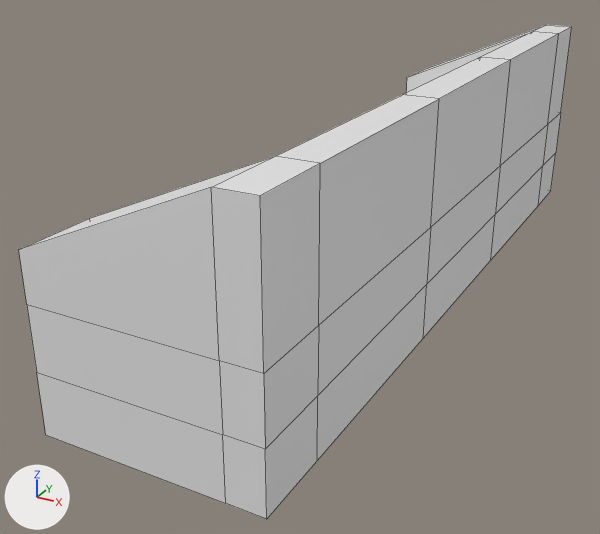
The FBX model DiscoDwarf/Assets/Models/Chair_2.fbx as it was, and as the next commit left it.
The view is the same before and after, from a 50 mm lens placed at (4.94, -5.14, 2.0), pointed at (2.38, -0.48, -0.33). Every picture has the same lights, and +X, +Y and +Z are marked at lower left. Mesh edges are drawn as thin lines.

Objects in the first picture: 'Chair_2'.
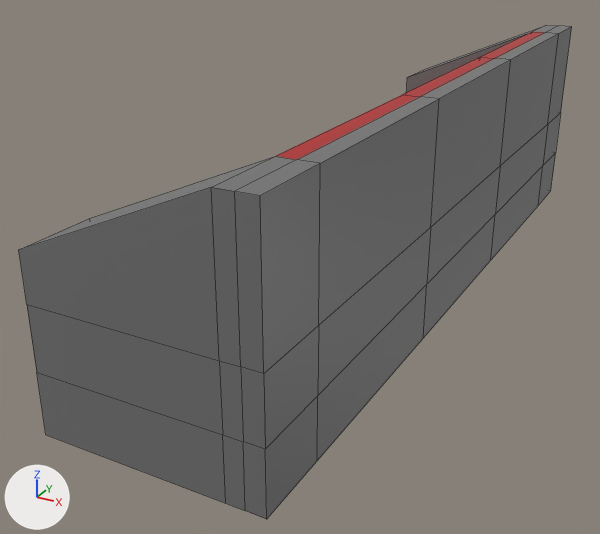
Location of each change, (x1, y1, x2, y2) in pixels of the pictures (600 x 534 px):
part 1 of me_cube_002, built on
    both: (211, 25, 572, 519)
part 2 of me_cube_002, recoloured
    both: (19, 26, 572, 519)

Diff of the bpy script that builds the scene:
```diff
--- a/DiscoDwarf/Assets/Models/Chair_2.fbx.py
+++ b/DiscoDwarf/Assets/Models/Chair_2.fbx.py
@@ img_enviropalette_png @@
+img_enviropalette_png = load_image('enviroPalette.png', '../Sprites/enviroPalette.png', 208, 208, 'sRGB')
@@ mat_material @@
+mat_material = principled_material('Material')
+mat_material.texture = img_enviropalette_png
+mat_material.roughness = 0.4
@@ me_cube_002 @@
 # used by ob_chair_2; location = (2.731, 0.0, -0.143)
-me_cube_002.from_pydata(...)  # 92 vertices, 83 faces; spans x -0.66..0.66, y -2.63..2.63, z -0.37..1.14
+me_cube_002.from_pydata(...)  # 104 vertices, 94 faces; spans x -0.66..0.66, y -2.63..2.63, z -0.37..1.14
+# me_cube_002 part 1
+# 11 faces are deleted
+# 12 new vertices lie (-0.11, 0.0, 0.0) away from vertices in x 0.66, y -2.63..2.63, z -0.37..1.14
+# 22 new faces join them
+# me_cube_002 part 2: 72 faces spanning x -0.66..0.66, y -2.63..2.63, z -0.37..1.14 switch from no material to mat_material (picture img_enviropalette_png)
```
